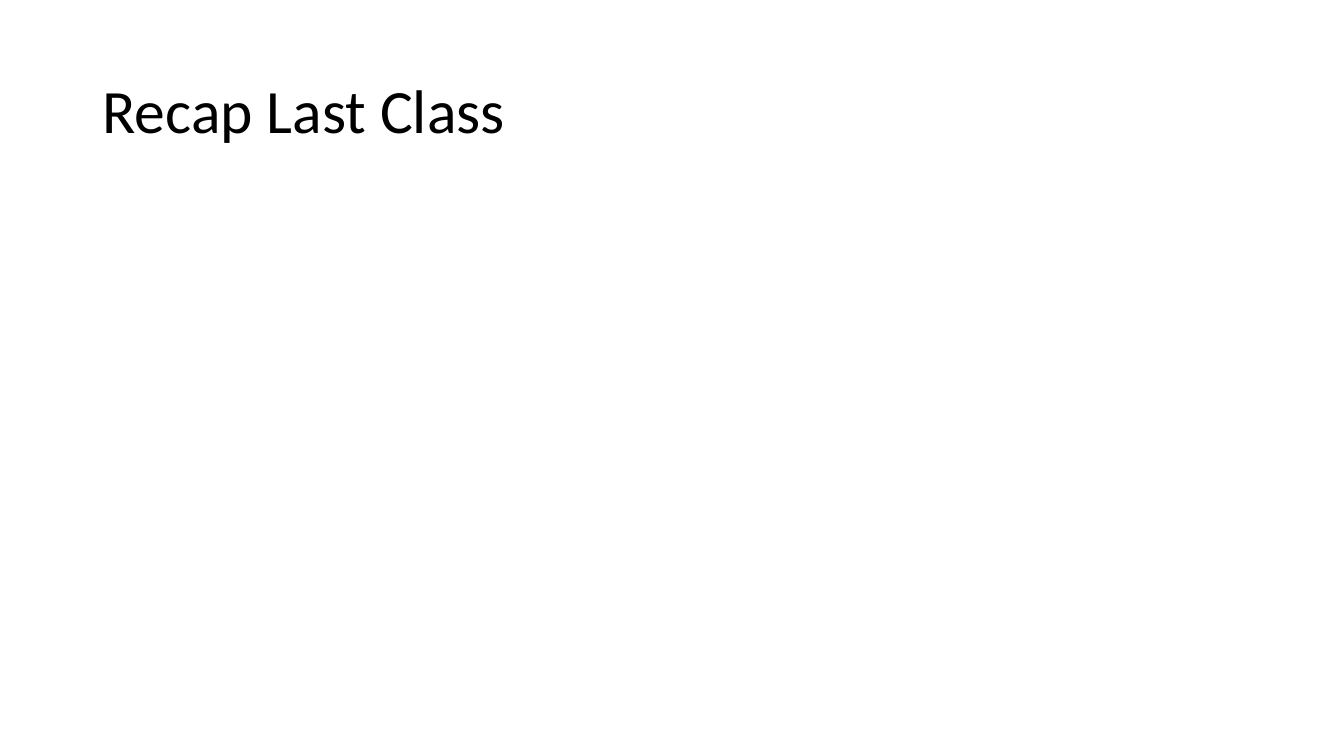
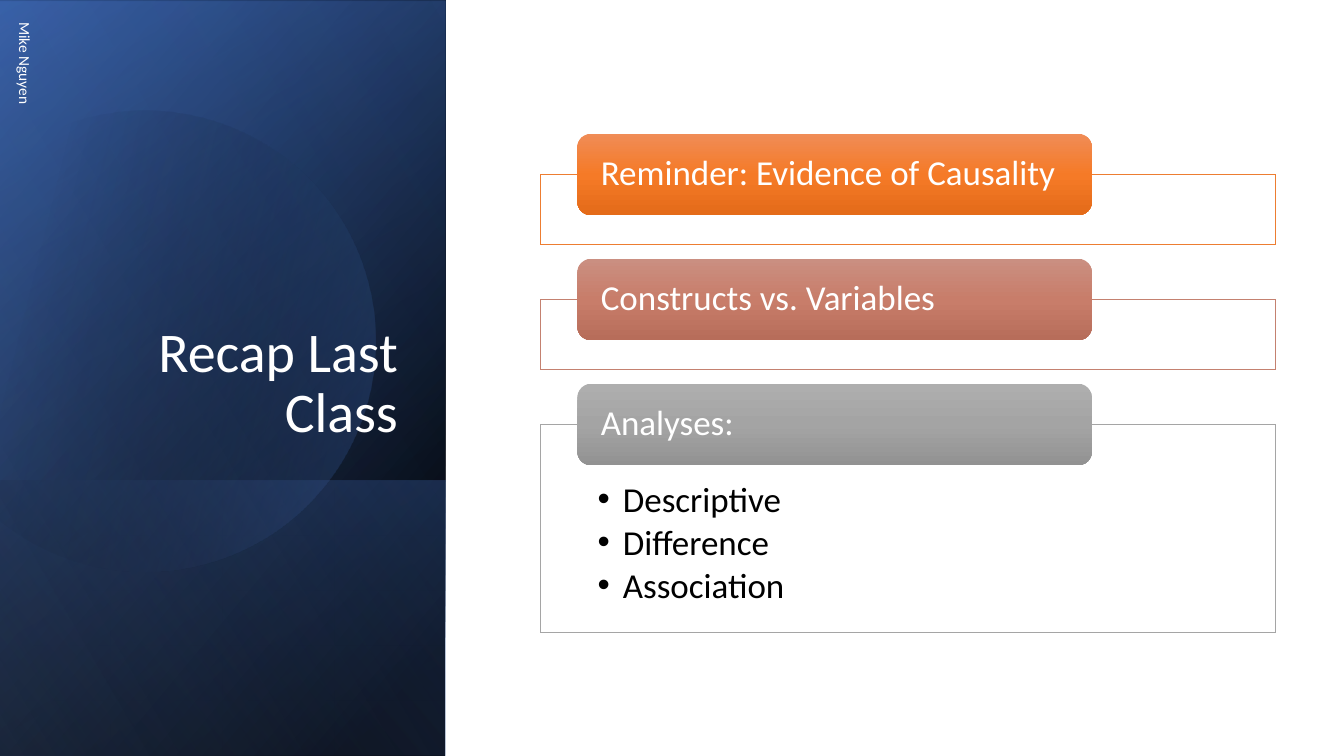
Before and after one commit to mikenguyen13/mar4050, a slide deck: slide 7 of lectures/5/1_Research Presentation.pptx (slide 2 before the commit). Drawn at 1344x756 pixels with LibreOffice and Linux fonts; fonts in the diff are those of the drawing. Boxes give left, top, right and bottom in pixels: in the first picture for what was removed or moved away, otherwise in the second. Text is boxed around its words. In the diff, an @@ line names an element or a change of style, - is before the commit and + after.

```diff
--- a/lectures/5/1_Research Presentation.pptx
+++ b/lectures/5/1_Research Presentation.pptx
@@ rectangle added at (0,0,446,756), fill gradient #000000 to #2F5597 @@
@@ rectangle added at (0,1,446,756), fill gradient #000000 to #4472C4 @@
@@ rectangle added at (0,0,446,756), fill gradient #000000 to #8FAADC @@
@@ text added at (15,25,34,103), 11 pt, text #FFFFFF @@
+Mike Nguyen
@@ freeform shape added at (0,56,431,618), fill gradient #000000 to #4472C4 @@
@@ title "Recap Last Class": place and size @@
-title "Recap Last Class" at (102,90,505,143)
+title "Recap Last Class" at (158,336,398,433)
@@ title "Recap Last Class" at (158,336,398,433): size 44 to 40 pt, text colour #000000 to #FFFFFF; alignment left to right; vertical alignment middle to bottom @@
@@ group added at (540,134,1275,633): 4 texts, 3 rectangles, 3 rounded rectangles @@
+Reminder: Evidence of Causality
+Constructs vs. Variables
+  • Descriptive
+  • Difference
+  • Association
+Analyses:
@@ rectangle added at (0,480,446,756), fill gradient #4472C4 to #000000 @@
```
Also in this commit, not shown: 38 other slides changed, 7 slides added, 1 slide removed, 7 other files.
